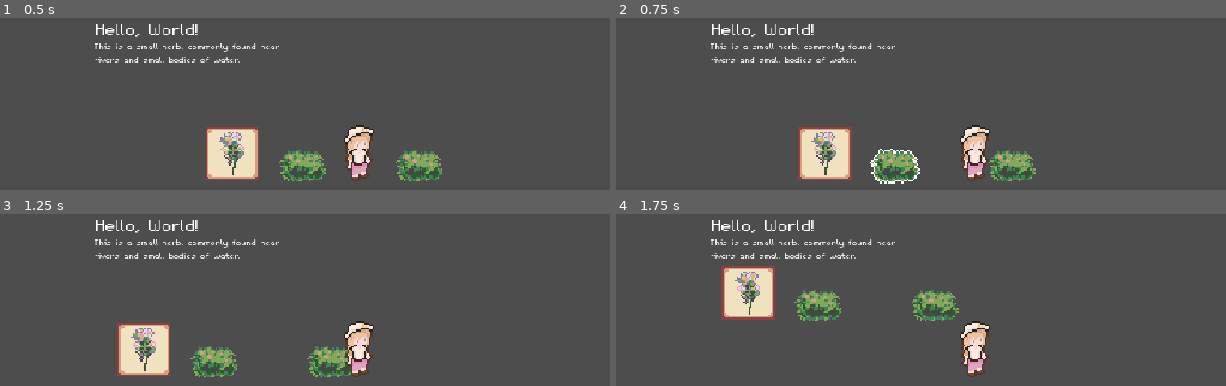
Above: before the commit, frames 1-4 (two rows, left to right).
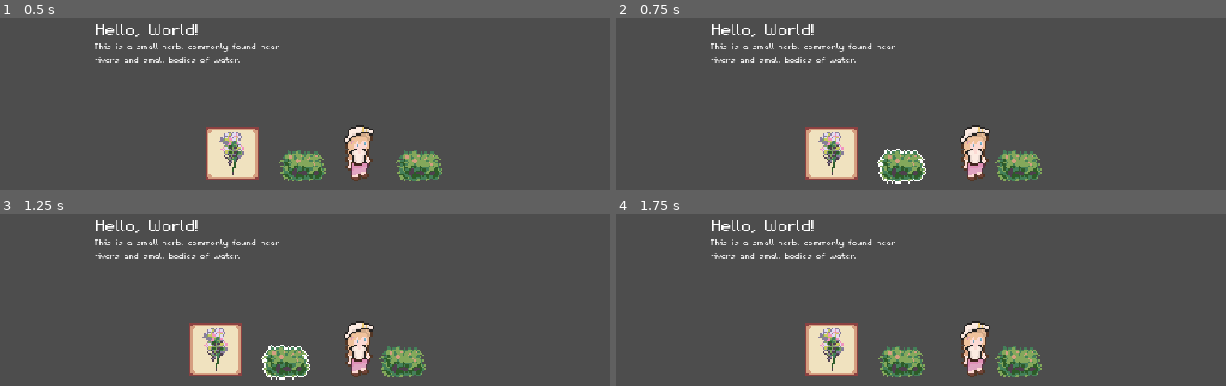
Above: after the commit, the same moments.

Repository: Jelmerrr/Flask-and-Fortune
Game: Godot game, scene res://Scenes/UtilScenes/visual_handler.tscn
Same seed, same stepped clock (60 frames per second), same inputs: the game is played once before the commit and once after it.
Inputs (mouse positions are in pixels of both pictures, inside the frame that each line leads up to):
- Up to frame 1 (0.5 s): no input
- Up to frame 2 (0.75 s): tap Enter at 0.5 s; move the mouse to (921, 165) at 0.52 s; hold D (move_right) from 0.53 s (still down); click (921, 165) at 0.67 s
- Up to frame 3 (1.25 s): keep holding D (move_right)
- Up to frame 4 (1.75 s): move the mouse to (945, 361) at 1.27 s; release D (move_right) at 1.28 s; hold S (move_down) from 1.28 s (still down); click (945, 361) at 1.42 s

Frame 1 is identical in both runs. In frame 2, 3.8% of the frame differs, in the area x 29-70%, y 63-97%; in frame 3, 8.4%; in frame 4, 9.3%, in the area x 17-70%, y 30-95%.

Commit message:
Base gathering functionality port

Diff:
--- a/Scenes/Gatherable Objects/DUPLICATE THIS - GatherableObjectController.tscn
+++ b/Scenes/Gatherable Objects/DUPLICATE THIS - GatherableObjectController.tscn
@@ -24,6 +24,7 @@
 shape = SubResource("RectangleShape2D_hdb2t")
 
 [node name="GatherDurationTimer" type="Timer" parent="."]
+one_shot = true
 
 [connection signal="mouse_entered" from="GatherObjectSprite/GatherMouseArea" to="." method="_on_gather_mouse_area_mouse_entered"]
 [connection signal="mouse_exited" from="GatherObjectSprite/GatherMouseArea" to="." method="_on_gather_mouse_area_mouse_exited"]
--- a/Scenes/Gatherable Objects/ObjectScenes/SunberryGatherableObject.tscn
+++ b/Scenes/Gatherable Objects/ObjectScenes/SunberryGatherableObject.tscn
@@ -32,6 +32,8 @@
 shape = SubResource("RectangleShape2D_hdb2t")
 
 [node name="GatherDurationTimer" type="Timer" parent="."]
+one_shot = true
 
 [connection signal="mouse_entered" from="GatherObjectSprite/GatherMouseArea" to="." method="_on_gather_mouse_area_mouse_entered"]
 [connection signal="mouse_exited" from="GatherObjectSprite/GatherMouseArea" to="." method="_on_gather_mouse_area_mouse_exited"]
+[connection signal="timeout" from="GatherDurationTimer" to="." method="_on_gather_duration_timer_timeout"]
--- a/Scripts/CoreUtils/Globals/UtilsGlobalEnums.gd
+++ b/Scripts/CoreUtils/Globals/UtilsGlobalEnums.gd
@@ -18,3 +18,9 @@
 	Uncommon,
 	Rare,
 }
+
+enum playerState{
+	Free,
+	Gathering,
+	Crafting,
+}
--- /dev/null
+++ b/Scripts/CoreUtils/Globals/UtilsGlobalVariables.gd
@@ -0,0 +1,6 @@
+extends Node
+
+var currentPlayerPos: Vector2
+var currentPlayerState: UtilsGlobalEnums.playerState
+
+var playerGatheringRange: int = 50
--- a/Scripts/GatherableObjects/GatherableObjectController.gd
+++ b/Scripts/GatherableObjects/GatherableObjectController.gd
@@ -7,12 +7,48 @@
 @onready var gather_collision_shape: CollisionShape2D = $GatherObjectSprite/GatherMouseArea/GatherCollisionShape
 @onready var gather_duration_timer: Timer = $GatherDurationTimer
 
+var entered_area: bool = false
+var distance: float
+var harvestable: bool = true
+
 func _ready() -> void:
 	if gatherableData != null:
 		gather_duration_timer.wait_time = gatherableData.baseGatherTime
 
+func _physics_process(_delta: float) -> void:
+	#Every other frame, check harvestable objects if they are inside the gathering range of the player
+	if Engine.get_physics_frames() % 2 == 0 && harvestable:
+		distance = global_position.distance_to(UtilsGlobalVariables.currentPlayerPos)
+		for child in gather_mouse_area.get_children():
+			child.disabled = !distance <= UtilsGlobalVariables.playerGatheringRange
+
 func _on_gather_mouse_area_mouse_entered() -> void:
+	entered_area = true
 	gather_object_sprite.material.set_shader_parameter("strength", 1)
 
 func _on_gather_mouse_area_mouse_exited() -> void:
+	entered_area = false
 	gather_object_sprite.material.set_shader_parameter("strength", 0)
+
+func _input(event):
+	if event is InputEventMouseButton and event.pressed:
+		if event.button_index == MOUSE_BUTTON_LEFT && entered_area == true && distance <= 60 && UtilsGlobalVariables.currentPlayerState != UtilsGlobalEnums.playerState.Gathering:
+			gather_duration_timer.wait_time = gatherableData.baseGatherTime
+			gather_duration_timer.start()
+			#update_progress_timer.start()
+
+			#gather_progress_bar.visible = true
+			#gather_progress_bar.max_value = gather_timer.wait_time
+			#gather_progress_bar.step = gather_progress_bar.max_value / 30
+
+			UtilsGlobalVariables.currentPlayerState = UtilsGlobalEnums.playerState.Gathering
+			#SignalBus.Play_SFX.emit(AudioLibrary.PlantHarvesting_Loopable_01, randi_range(0, 15))
+
+func _on_gather_duration_timer_timeout() -> void:
+	UtilsGlobalVariables.currentPlayerState = UtilsGlobalEnums.playerState.Free
+	GatherResource()
+
+func GatherResource() -> void:
+	#TODO: port loottable logic
+	harvestable = false
+	gather_object_sprite.visible = false
--- a/Scripts/Player/PlayerController.gd
+++ b/Scripts/Player/PlayerController.gd
@@ -5,15 +5,20 @@
 var speed = 80 #Speed in pixels/sec
 var accel = 32 #Acceleration in pixel/sec
 
+func _ready() -> void:
+	UtilsGlobalVariables.currentPlayerState = UtilsGlobalEnums.playerState.Free
+
 func _physics_process(delta):
-	#Get direction based on input and lerp it based on accel value
-	var direction = Input.get_vector("move_left", "move_right", "move_up", "move_down")
-	velocity = lerp(velocity, direction * speed, delta * accel)
-	#Flip sprite based on movement TODO: Change this to 4/8 directional when player art is properly done
-	if velocity.x <= 0:
-		animated_sprite_2d.flip_h=direction.x
-	#Round position if moving diagonal for smoother camera
-	if direction.x != 0.0 && direction.y != 0.0:
-		position = round(position)
-	#Adjust object position
-	move_and_slide()
+	if UtilsGlobalVariables.currentPlayerState == UtilsGlobalEnums.playerState.Free:
+		#Get direction based on input and lerp it based on accel value
+		var direction = Input.get_vector("move_left", "move_right", "move_up", "move_down")
+		velocity = lerp(velocity, direction * speed, delta * accel)
+		#Flip sprite based on movement TODO: Change this to 4/8 directional when player art is properly done
+		if velocity.x <= 0:
+			animated_sprite_2d.flip_h=direction.x
+		#Round position if moving diagonal for smoother camera
+		if direction.x != 0.0 && direction.y != 0.0:
+			position = round(position)
+		#Adjust object position
+		move_and_slide()
+		UtilsGlobalVariables.currentPlayerPos = position
--- a/project.godot
+++ b/project.godot
@@ -17,6 +17,7 @@
 [autoload]
 
 UtilsGlobalEnums="*res://Scripts/CoreUtils/Globals/UtilsGlobalEnums.gd"
+UtilsGlobalVariables="*res://Scripts/CoreUtils/Globals/UtilsGlobalVariables.gd"
 
 [display]
 
Not shown, added: Assets/Audio/SFX/Gathering/ForagingGatheringComplete_OneShot_01.wav.import
Not shown, added: Assets/Audio/SFX/Gathering/ForagingGathering_Loopable_01.wav.import
Not shown, added: Scripts/CoreUtils/Globals/UtilsGlobalVariables.gd.uid
Not shown, added: Assets/Audio/SFX/Gathering/ForagingGatheringComplete_OneShot_01.wav
Not shown, added: Assets/Audio/SFX/Gathering/ForagingGathering_Loopable_01.wav
